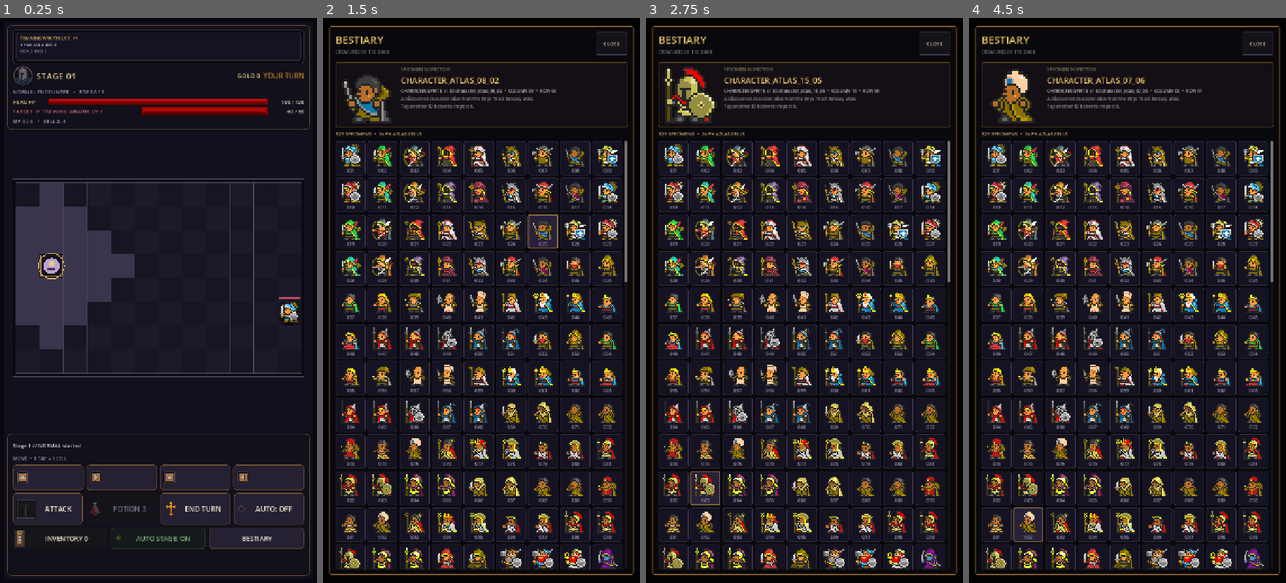
Above: before the commit, frames 1-4 (left to right).
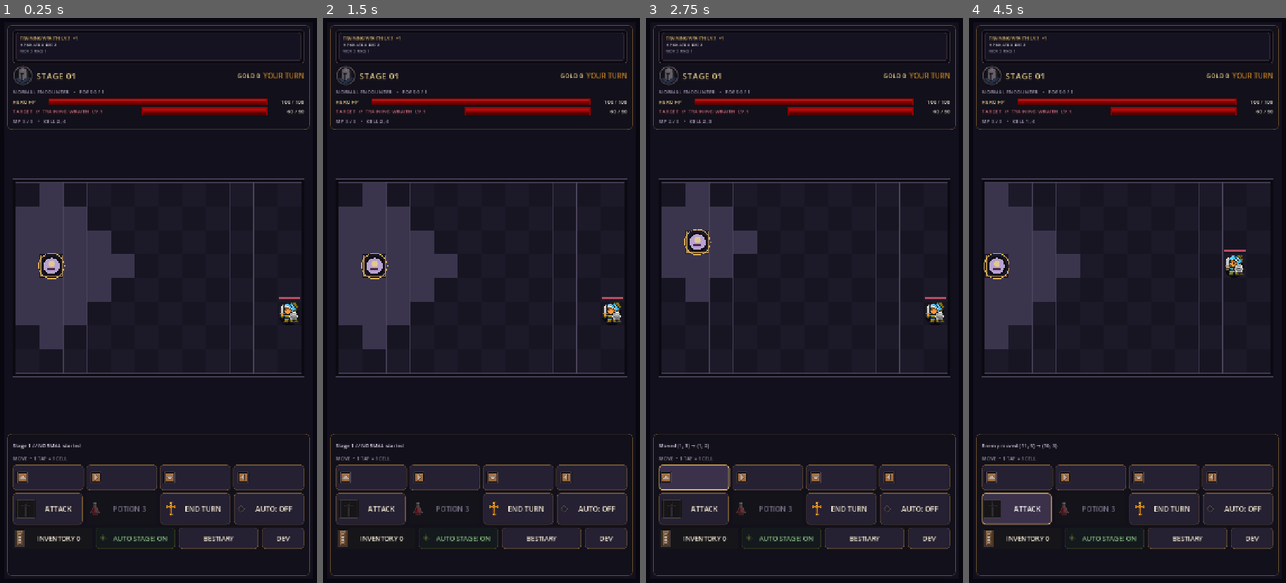
Above: after the commit, the same moments.

Repository: 0xyu/darktest
Game: Godot game, scene res://scenes/world/Main.tscn
Two runs of this game, one before a commit and one after it. Both use one fixed random seed, a clock stepped at 60 frames per second and the inputs below.
Inputs (mouse positions are in pixels of both pictures, inside the frame that each line leads up to):
- Up to frame 1 (0.25 s): no input
- Up to frame 2 (1.5 s): click (605, 537) at 0.5 s, where only the run after the commit has a clickable "DEV"; click (557, 227) at 1.25 s, where only the run after the commit has a clickable "✕"
- Up to frame 3 (2.75 s): click (693, 475) at 2 s
- Up to frame 4 (4.5 s): click (1089, 475) at 2.75 s; click (1165, 475) at 3.5 s; click "ATTACK" at 4.25 s

The runs differ from the first frame. In frame 1, 0.5% of the frame differs, in the area x 11-92%, y 90-94%; in frame 2, 32%, in the area x 1-99%, y 0-100%; in frame 3, 30%; in frame 4, 31%.

Commit message:
ui fixture

Diff:
--- /dev/null
+++ b/scenes/ui/DevelopmentPanel.tscn
@@ -0,0 +1,14 @@
+[gd_scene load_steps=2 format=3]
+
+[ext_resource type="Script" path="res://scripts/ui/development_panel.gd" id="1_dev"]
+
+[node name="DevelopmentPanel" type="Control"]
+layout_mode = 3
+anchors_preset = 15
+anchor_right = 1.0
+anchor_bottom = 1.0
+grow_horizontal = 2
+grow_vertical = 2
+mouse_filter = 1
+visible = false
+script = ExtResource("1_dev")
--- a/scenes/ui/MobileCombatHUD.tscn
+++ b/scenes/ui/MobileCombatHUD.tscn
@@ -19,6 +19,7 @@
 [ext_resource type="Texture2D" path="res://assets/ui/hud/2_options_off.png" id="17_auto_off"]
 [ext_resource type="Texture2D" path="res://assets/ui/hud/2_options_on.png" id="18_auto_on"]
 [ext_resource type="PackedScene" path="res://scenes/ui/EnemyBestiaryPanel.tscn" id="19_bestiary"]
+[ext_resource type="PackedScene" path="res://scenes/ui/DevelopmentPanel.tscn" id="20_dev"]
 
 [sub_resource type="StyleBoxFlat" id="StylePanel"]
 bg_color = Color(0.0706, 0.0627, 0.102, 0.97)
@@ -569,6 +570,17 @@
 theme_override_styles/pressed = SubResource("StyleButtonPressed")
 text = "BESTIARY"
 
+[node name="DevButton" type="Button" parent="Root/BottomPanel/Margin/Content/UtilityRow"]
+unique_name_in_owner = true
+layout_mode = 2
+custom_minimum_size = Vector2(96, 48)
+theme_override_colors/font_color = Color(0.941, 0.906, 0.82, 1)
+theme_override_font_sizes/font_size = 15
+theme_override_styles/normal = SubResource("StyleButton")
+theme_override_styles/hover = SubResource("StyleButtonHover")
+theme_override_styles/pressed = SubResource("StyleButtonPressed")
+text = "DEV"
+
 [node name="CriticalLabel" type="Label" parent="Root"]
 unique_name_in_owner = true
 layout_mode = 1
@@ -618,3 +630,6 @@
 
 [node name="EnemyBestiaryPanel" parent="Root" instance=ExtResource("19_bestiary")]
 unique_name_in_owner = true
+
+[node name="DevelopmentPanel" parent="Root" instance=ExtResource("20_dev")]
+unique_name_in_owner = true
--- /dev/null
+++ b/scripts/ui/development_panel.gd
@@ -0,0 +1,278 @@
+class_name DevelopmentPanel
+extends Control
+
+## Developer / QA panel exposing the deterministic UI-testing fixtures
+## (res://tests/fixtures/ui_fixture.gd). Hidden by default; toggled by the
+## DEV button on the combat HUD. All actions operate on the live player's
+## inventory in memory — nothing is persisted to disk.
+
+signal panel_closed
+## Emitted after any action mutates the player's data/inventory, so the HUD
+## can re-sync panels bound to the (possibly replaced) inventory object.
+signal data_changed
+
+const UIFixtureScript = preload("res://tests/fixtures/ui_fixture.gd")
+
+const SLOT_COUNT: int = 7  # EquipmentSlot.WEAPON .. AMULET
+
+const RARITY_ORDER: Array[int] = [
+	EquipmentRarity.COMMON,
+	EquipmentRarity.UNCOMMON,
+	EquipmentRarity.RARE,
+	EquipmentRarity.EPIC,
+	EquipmentRarity.LEGENDARY,
+	EquipmentRarity.MYTHIC,
+]
+
+const COLOR_TEXT := Color("d8cfdf")
+const COLOR_MUTED := Color("8f879d")
+const COLOR_GOLD := Color("e8c465")
+const COLOR_RED := Color("d46a78")
+
+const COLOR_RARITY := {
+	EquipmentRarity.COMMON: Color("b9afc6"),
+	EquipmentRarity.UNCOMMON: Color("82d49b"),
+	EquipmentRarity.RARE: Color("71a9ed"),
+	EquipmentRarity.EPIC: Color("b995ef"),
+	EquipmentRarity.LEGENDARY: Color("e8af4f"),
+	EquipmentRarity.MYTHIC: Color("f078b2"),
+}
+
+var _player: PlayerController
+var _slot_rotation: Dictionary = {}
+var _status_label: Label
+
+
+func _ready() -> void:
+	_slot_rotation.clear()
+	for rarity in RARITY_ORDER:
+		_slot_rotation[rarity] = EquipmentSlot.WEAPON
+	_build_ui()
+
+
+func set_player(player: PlayerController) -> void:
+	_player = player
+
+
+func show_panel() -> void:
+	visible = true
+
+
+func hide_panel() -> void:
+	visible = false
+	panel_closed.emit()
+
+
+func toggle_panel() -> void:
+	if visible:
+		hide_panel()
+	else:
+		show_panel()
+
+
+# ---------------------------------------------------------------------------
+# Actions (wired to UIFixture)
+# ---------------------------------------------------------------------------
+
+## Generates one fresh item of the given rarity at the player's level and
+## drops it straight into the player's inventory. The equipment slot rotates
+## on each click so repeated clicks fill the bag with varied slots.
+func _generate_item(rarity: int) -> void:
+	var player := _get_player()
+	if player == null:
+		_set_status("No player available")
+		return
+	var level: int = player.get_level() if player.has_method("get_level") else 1
+	var slot: int = int(_slot_rotation.get(rarity, EquipmentSlot.WEAPON))
+	_slot_rotation[rarity] = (slot + 1) % SLOT_COUNT
+	var item := UIFixtureScript.create_equipment(rarity, slot, level)
+	if player.add_equipment(item):
+		_set_status("Added  •  %s (lvl %d, %d affix)" % [
+			item.get_display_name(),
+			item.get_item_level(),
+			item.affixes.size(),
+		])
+		data_changed.emit()
+	else:
+		_set_status("Could not add item — inventory full?")
+
+
+func _fill_demo_inventory() -> void:
+	var player := _get_player()
+	if player == null:
+		_set_status("No player available")
+		return
+	var added: int = 0
+	for item in UIFixtureScript.create_rarity_set():
+		if player.add_equipment(item):
+			added += 1
+	_set_status("Added %d demo items (one per rarity)" % added)
+	data_changed.emit()
+
+
+func _apply_demo_character() -> void:
+	var player := _get_player()
+	if player == null:
+		_set_status("No player available")
+		return
+	UIFixtureScript.apply_character_to_player(player)
+	var level: int = player.player_progression.level if player.player_progression != null else 0
+	_set_status("Demo character applied (level %d, %d items)" % [level, player.get_inventory().get_item_count()])
+	data_changed.emit()
+
+
+func _clear_inventory() -> void:
+	var player := _get_player()
+	if player == null:
+		_set_status("No player available")
+		return
+	var inventory: EquipmentInventory = player.get_inventory()
+	var removed: int = 0
+	for item in inventory.get_items():
+		if not item.is_equipped and inventory.remove_item(item):
+			removed += 1
+	_set_status("Removed %d bag item(s)" % removed)
+	data_changed.emit()
+
+
+func _get_player() -> PlayerController:
+	if _player != null and is_instance_valid(_player):
+		return _player
+	return null
+
+
+func _set_status(text: String) -> void:
+	if _status_label != null:
+		_status_label.text = text
+
+
+# ---------------------------------------------------------------------------
+# UI construction
+# ---------------------------------------------------------------------------
+
+func _build_ui() -> void:
+	var backdrop := ColorRect.new()
+	backdrop.color = Color(0.012, 0.01, 0.018, 0.85)
+	backdrop.mouse_filter = Control.MOUSE_FILTER_IGNORE
+	_add_full_rect(backdrop)
+
+	var panel := PanelContainer.new()
+	panel.set_anchors_preset(Control.PRESET_CENTER)
+	panel.grow_horizontal = Control.GROW_DIRECTION_BOTH
+	panel.grow_vertical = Control.GROW_DIRECTION_BOTH
+	panel.custom_minimum_size = Vector2(420, 0)
+	panel.add_theme_stylebox_override("panel", _panel_style())
+	add_child(panel)
+
+	var margin := MarginContainer.new()
+	margin.add_theme_constant_override("margin_left", 16)
+	margin.add_theme_constant_override("margin_top", 14)
+	margin.add_theme_constant_override("margin_right", 16)
+	margin.add_theme_constant_override("margin_bottom", 14)
+	panel.add_child(margin)
+
+	var content := VBoxContainer.new()
+	content.add_theme_constant_override("separation", 10)
+	margin.add_child(content)
+
+	content.add_child(_build_header())
+	content.add_child(_section_title("GENERATE ITEM"))
+	content.add_child(_build_rarity_grid())
+	content.add_child(_section_title("FIXTURES"))
+	content.add_child(_build_fixture_actions())
+
+	_status_label = Label.new()
+	_status_label.text = "Ready"
+	_status_label.add_theme_color_override("font_color", COLOR_MUTED)
+	_status_label.add_theme_font_size_override("font_size", 12)
+	_status_label.autowrap_mode = TextServer.AUTOWRAP_WORD_SMART
+	content.add_child(_status_label)
+
+
+func _add_full_rect(node: Control) -> void:
+	node.set_anchors_preset(Control.PRESET_FULL_RECT)
+	add_child(node)
+
+
+func _build_header() -> HBoxContainer:
+	var header := HBoxContainer.new()
+	header.add_theme_constant_override("separation", 8)
+
+	var title := Label.new()
+	title.text = "DEVELOPMENT"
+	title.size_flags_horizontal = Control.SIZE_EXPAND_FILL
+	title.add_theme_color_override("font_color", COLOR_GOLD)
+	title.add_theme_font_size_override("font_size", 20)
+	header.add_child(title)
+
+	var close := Button.new()
+	close.text = "✕"
+	close.custom_minimum_size = Vector2(44, 40)
+	close.add_theme_font_size_override("font_size", 16)
+	close.add_theme_color_override("font_color", COLOR_TEXT)
+	close.pressed.connect(hide_panel)
+	header.add_child(close)
+	return header
+
+
+func _build_rarity_grid() -> GridContainer:
+	var grid := GridContainer.new()
+	grid.columns = 2
+	grid.add_theme_constant_override("h_separation", 8)
+	grid.add_theme_constant_override("v_separation", 8)
+	for rarity in RARITY_ORDER:
+		var color: Color = COLOR_RARITY.get(rarity, COLOR_TEXT)
+		grid.add_child(_make_button(EquipmentRarity.get_display_name(rarity), color, _generate_item.bind(rarity)))
+	return grid
+
+
+func _build_fixture_actions() -> VBoxContainer:
+	var box := VBoxContainer.new()
+	box.add_theme_constant_override("separation", 8)
+	box.add_child(_make_button("FILL DEMO INVENTORY", Color("c9bdb4"), _fill_demo_inventory))
+	box.add_child(_make_button("APPLY DEMO CHARACTER", Color("e8af4f"), _apply_demo_character))
+	box.add_child(_make_button("CLEAR BAG", COLOR_RED, _clear_inventory))
+	return box
+
+
+func _section_title(text: String) -> Label:
+	var label := Label.new()
+	label.text = text
+	label.add_theme_color_override("font_color", COLOR_GOLD)
+	label.add_theme_font_size_override("font_size", 13)
+	return label
+
+
+func _make_button(text: String, accent: Color, callback: Callable) -> Button:
+	var button := Button.new()
+	button.text = text
+	button.add_theme_font_size_override("font_size", 14)
+	button.add_theme_color_override("font_color", accent)
+	button.add_theme_color_override("font_hover_color", Color.WHITE)
+	button.add_theme_stylebox_override("normal", _button_style(Color(0.145, 0.125, 0.196), accent.darkened(0.5), 1))
+	button.add_theme_stylebox_override("hover", _button_style(Color(0.231, 0.192, 0.29), accent, 2))
+	button.add_theme_stylebox_override("pressed", _button_style(Color(0.341, 0.259, 0.149), accent.lightened(0.2), 2))
+	button.pressed.connect(callback)
+	return button
+
+
+func _button_style(background: Color, border: Color, border_width: int) -> StyleBoxFlat:
+	var style := StyleBoxFlat.new()
+	style.bg_color = background
+	style.border_color = border
+	style.set_border_width_all(border_width)
+	style.set_corner_radius_all(6)
+	style.content_margin_left = 10.0
+	style.content_margin_top = 7.0
+	style.content_margin_right = 10.0
+	style.content_margin_bottom = 7.0
+	return style
+
+
+func _panel_style() -> StyleBoxFlat:
+	var style := StyleBoxFlat.new()
+	style.bg_color = Color(0.07, 0.062, 0.10, 0.98)
+	style.border_color = Color("6c5331")
+	style.set_border_width_all(1)
+	style.set_corner_radius_all(8)
+	return style
--- a/scripts/ui/equipment_inventory_panel.gd
+++ b/scripts/ui/equipment_inventory_panel.gd
@@ -770,6 +770,7 @@
 func _create_item_cell(item: EquipmentInstance) -> InventoryCell:
 	var cell := InventoryCell.new()
 	cell.custom_minimum_size = Vector2(96, 96)
+	cell.item = item
 	cell.icon = EQUIPMENT_ICON_BY_SLOT.get(item.get_slot()) as Texture2D
 	cell.has_content = true
 	cell.selected = item == _selected_item
@@ -778,7 +779,7 @@
 	cell.corner_text = "%d" % item.get_item_level()
 	cell.corner_color = _get_rarity_color(item.get_rarity())
 	cell.tooltip_text = "%s  •  %s" % [item.get_display_name(), _format_item_details(item)]
-	cell.cell_pressed.connect(_on_item_cell_pressed.bind(item))
+	cell.cell_pressed.connect(_on_item_cell_pressed)
 	return cell
 
 
@@ -787,8 +788,9 @@
 		select_item(cell.item)
 
 
-func _on_item_cell_pressed(item: EquipmentInstance) -> void:
-	select_item(item)
+func _on_item_cell_pressed(cell: InventoryCell) -> void:
+	if cell.item != null:
+		select_item(cell.item)
 
 
 func _on_equip_pressed() -> void:
--- a/scripts/ui/mobile_combat_hud.gd
+++ b/scripts/ui/mobile_combat_hud.gd
@@ -36,11 +36,13 @@
 @onready var _auto_stage_button: Button = %AutoStageButton
 @onready var _inventory_button: Button = %InventoryButton
 @onready var _bestiary_button: Button = %BestiaryButton
+@onready var _dev_button: Button = %DevButton
 @onready var _critical_label: Label = %CriticalLabel
 @onready var _state_banner: PanelContainer = %StateBanner
 @onready var _state_label: Label = %StateLabel
 @onready var _inventory_panel: EquipmentInventoryPanel = %InventoryPanel
 @onready var _bestiary_panel: EnemyBestiaryPanel = %EnemyBestiaryPanel
+@onready var _development_panel: DevelopmentPanel = %DevelopmentPanel
 @onready var _move_buttons: Array[Button] = [%MoveUpButton, %MoveLeftButton, %MoveDownButton, %MoveRightButton]
 
 var _critical_time_remaining: float = 0.0
@@ -65,7 +67,10 @@
 	_auto_stage_button.pressed.connect(func() -> void: auto_stage_toggle_requested.emit())
 	_inventory_button.pressed.connect(_on_inventory_button_pressed)
 	_bestiary_button.pressed.connect(_on_bestiary_button_pressed)
+	_dev_button.pressed.connect(_on_dev_button_pressed)
 	_inventory_panel.set_player(_player)
+	_development_panel.set_player(_player)
+	_development_panel.data_changed.connect(_on_dev_data_changed)
 	get_viewport().size_changed.connect(_on_viewport_size_changed)
 	_refresh()
 
@@ -91,6 +96,17 @@
 
 func _on_bestiary_button_pressed() -> void:
 	_bestiary_panel.toggle_bestiary()
+
+
+func _on_dev_button_pressed() -> void:
+	_development_panel.toggle_panel()
+
+
+func _on_dev_data_changed() -> void:
+	# The dev panel can replace the player's inventory object (demo character),
+	# which orphans panels still bound to the old object. Re-bind and refresh.
+	_inventory_panel.set_player(_player)
+	_refresh()
 
 
 func _on_move_up_pressed() -> void:
--- a/tests/fixtures/ui_fixture.gd
+++ b/tests/fixtures/ui_fixture.gd
@@ -40,7 +40,7 @@
 	var safe_rarity: int = clampi(rarity, EquipmentRarity.COMMON, EquipmentRarity.MYTHIC)
 	var safe_slot: int = slot if EquipmentSlot.is_valid(slot) else EquipmentSlot.WEAPON
 	var safe_level: int = maxi(item_level, 1)
-	return _create_equipment_named(
+	var item := _create_equipment_named(
 		"fixture_item_%d" % _next_instance_id,
 		safe_rarity,
 		safe_slot,
@@ -48,6 +48,8 @@
 		unique_effect_id,
 		affixes if not affixes.is_empty() else _build_default_affixes(safe_level, safe_rarity)
 	)
+	_next_instance_id += 1
+	return item
 
 
 ## Creates a raw affix with an explicit value. `is_percentage` and
--- a/tests/test_ui_fixture.gd
+++ b/tests/test_ui_fixture.gd
@@ -108,6 +108,20 @@
 	assert_eq(inventory_a.get_item_count(), inventory_b.get_item_count())
 	assert_eq(inventory_a.get_equipped_items().size(), inventory_b.get_equipped_items().size())
 	assert_gt(inventory_a.get_equipped_items().size(), 0, "demo inventory should have equipped items")
+	# Rarity set (6) + two generic extras must all fit — a duplicate
+	# instance_id would silently drop an item and change the count.
+	var expected_count: int = UIFixtureScript.create_rarity_set().size() + 2
+	assert_eq(inventory_a.get_item_count(), expected_count, "all generated items should be added")
+
+
+func test_generated_items_have_unique_ids() -> void:
+	var inventory := UIFixtureScript.create_empty_inventory()
+	var first := UIFixtureScript.create_equipment(EquipmentRarity.RARE, EquipmentSlot.WEAPON, 10)
+	var second := UIFixtureScript.create_equipment(EquipmentRarity.RARE, EquipmentSlot.WEAPON, 10)
+	assert_ne(first.instance_id, second.instance_id, "repeated generic items need distinct ids")
+	assert_true(inventory.add_item(first), "first generated item should be accepted")
+	assert_true(inventory.add_item(second), "second generated item should be accepted")
+	assert_eq(inventory.get_item_count(), 2)
 
 
 func test_affix_count_matches_rarity() -> void:
Not shown: 1 places in scenes/ui/MobileCombatHUD.tscn that only renumber resources
Not shown, added: scripts/ui/development_panel.gd.uid
Not shown, changed: AGENTS.md
Not shown, added: docs/testing-fixtures.md
